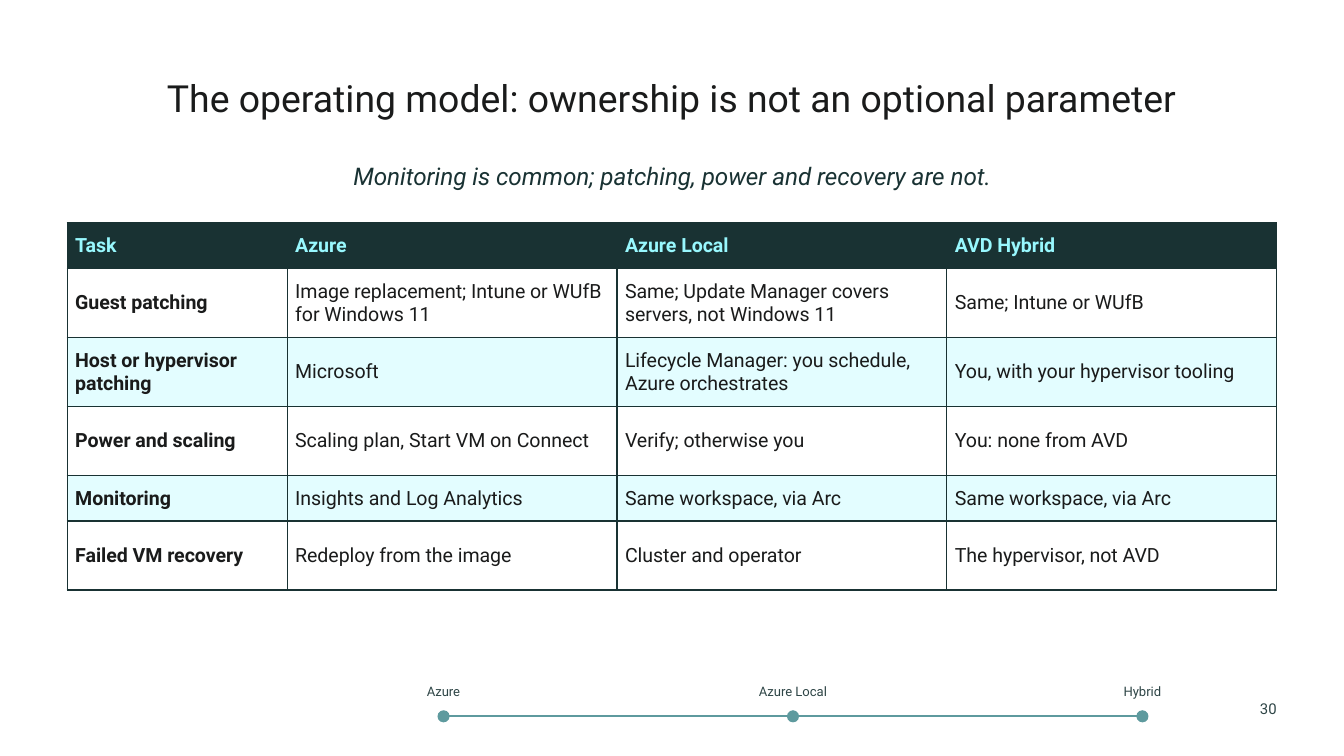
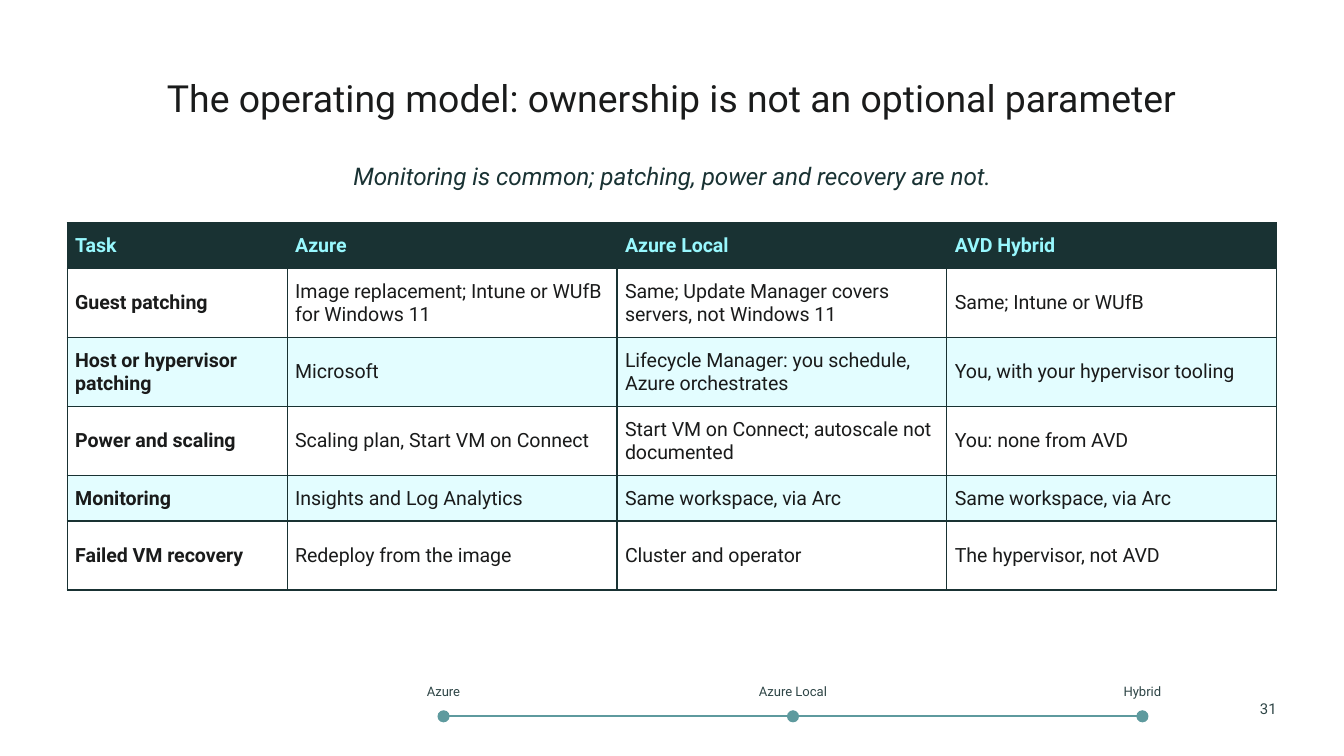
Before and after one commit to thisismydemo/nic2026_avd, a slide deck: slide 31 of presentation/AVD_Anywhere_NIC2026.pptx (slide 30 before the commit). Drawn at 1344x756 pixels with LibreOffice and Linux fonts; fonts in the diff are those of the drawing; background and template pictures are left out. Boxes give left, top, right and bottom in pixels: in the first picture for what was removed or moved away, otherwise in the second. Text is boxed around its words. In the diff, an @@ line names an element or a change of style, - is before the commit and + after.

```diff
--- a/presentation/AVD_Anywhere_NIC2026.pptx
+++ b/presentation/AVD_Anywhere_NIC2026.pptx
@@ table at bbox=[67, 223, 1275, 590] @@
-row 4, column 3: Verify; otherwise you
+row 4, column 3: Start VM on Connect; autoscale not documented
@@ text at bbox=[1260, 703, 1277, 714]: text changed @@
-30
+31
```
Also in this commit, not shown: 19 other slides changed, 1 slide added, 19 other files.
